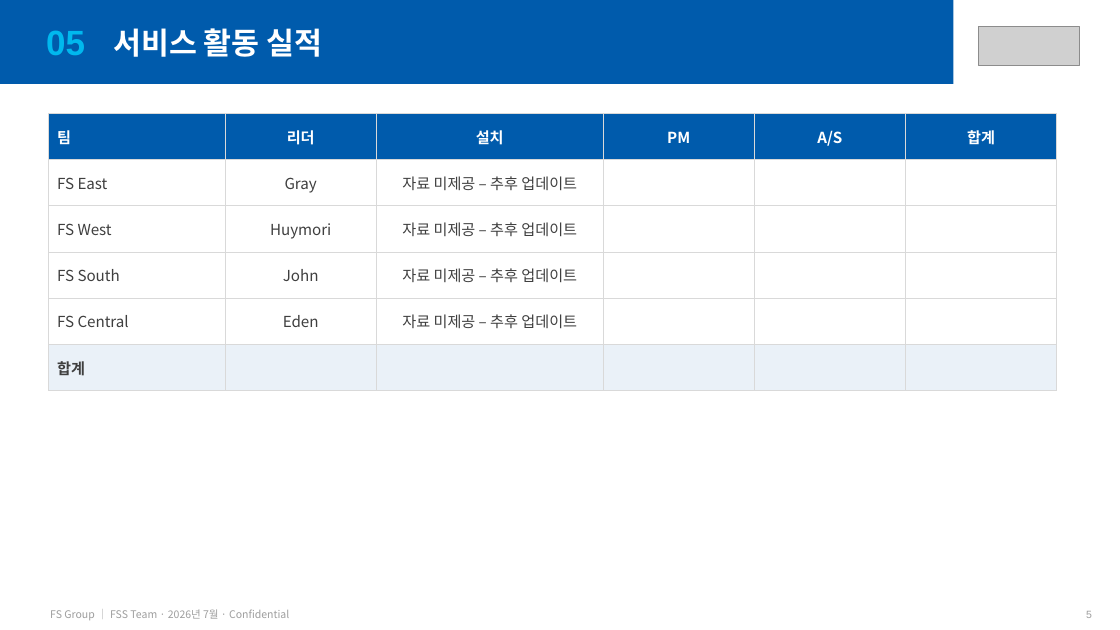
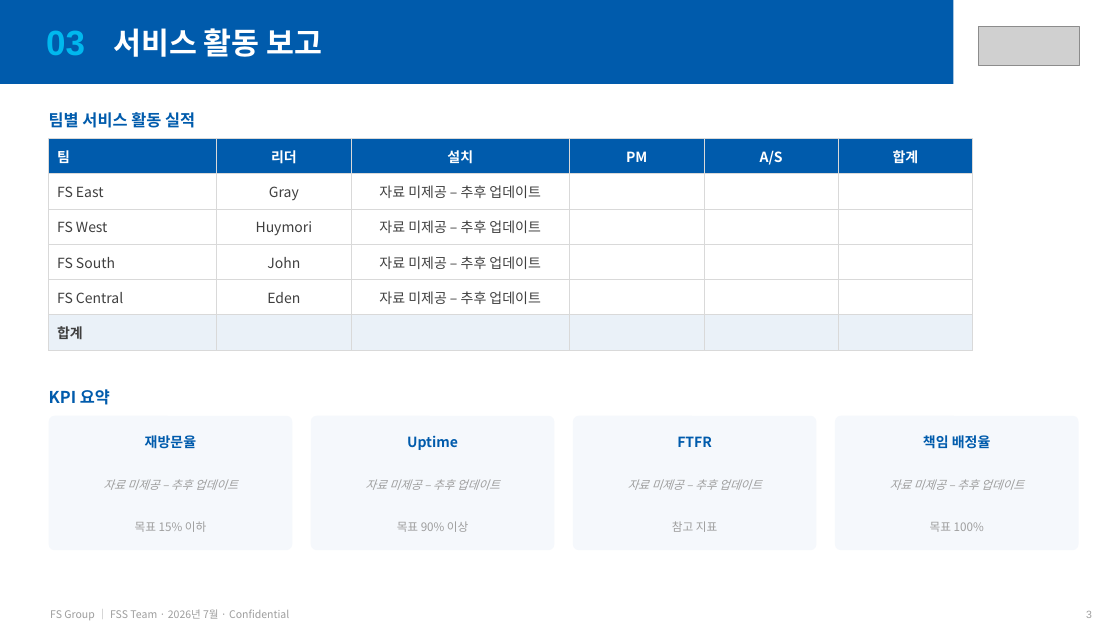
Before and after one commit to balhm12/Sysmex-schedule, a slide deck: slide 3 of reports/FSG_월간서비스보고_202607/FSG_월간서비스보고_202607.pptx (slide 5 before the commit). Drawn at 1120x630 pixels with LibreOffice and Linux fonts; fonts in the diff are those of the drawing; grey boxes stand for pictures. Boxes give left, top, right and bottom in pixels: in the first picture for what was removed or moved away, otherwise in the second. Text is boxed around its words. In the diff, an @@ line names an element or a change of style, - is before the commit and + after.

```diff
--- a/reports/FSG_월간서비스보고_202607/FSG_월간서비스보고_202607.pptx
+++ b/reports/FSG_월간서비스보고_202607/FSG_월간서비스보고_202607.pptx
@@ text at bbox=[113, 28, 323, 57]: text changed @@
-서비스 활동 실적
+서비스 활동 보고
@@ text at bbox=[46, 31, 85, 55]: text changed @@
-05
+03
@@ text added at bbox=[49, 112, 195, 128], 14 pt, text #005BAC, bold @@
+팀별 서비스 활동 실적
@@ table at bbox=[49, 139, 973, 343] @@
@@ size 13 to 12 pt @@
@@ table: place and size @@
-table at bbox=[49, 113, 1057, 380]
+table at bbox=[49, 139, 973, 343]
@@ text added at bbox=[49, 389, 110, 405], 14 pt, text #005BAC, bold @@
+KPI 요약
@@ rounded rectangle added at bbox=[49, 416, 292, 550], fill #F5F8FC @@
@@ rounded rectangle added at bbox=[311, 416, 555, 550], fill #F5F8FC @@
@@ rounded rectangle added at bbox=[573, 416, 817, 550], fill #F5F8FC @@
@@ rounded rectangle added at bbox=[835, 416, 1079, 550], fill #F5F8FC @@
@@ text added at bbox=[145, 435, 196, 448], 12 pt, text #005BAC, bold @@
+재방문율
@@ text added at bbox=[407, 435, 458, 450], 12 pt, text #005BAC, bold @@
+Uptime
@@ text added at bbox=[677, 436, 712, 447], 12 pt, text #005BAC, bold @@
+FTFR
@@ text added at bbox=[923, 435, 991, 449], 12 pt, text #005BAC, bold @@
+책임 배정율
@@ text added at bbox=[103, 479, 238, 490], 10 pt, text #9E9E9E, italic @@
+자료 미제공 – 추후 업데이트
@@ text added at bbox=[365, 479, 500, 490], 10 pt, text #9E9E9E, italic @@
+자료 미제공 – 추후 업데이트
@@ text added at bbox=[628, 479, 762, 490], 10 pt, text #9E9E9E, italic @@
+자료 미제공 – 추후 업데이트
@@ text added at bbox=[890, 479, 1024, 490], 10 pt, text #9E9E9E, italic @@
+자료 미제공 – 추후 업데이트
@@ text added at bbox=[135, 521, 206, 532], 10 pt, text #9E9E9E @@
+목표 15% 이하
@@ text added at bbox=[397, 521, 468, 532], 10 pt, text #9E9E9E @@
+목표 90% 이상
@@ text added at bbox=[672, 521, 717, 532], 10 pt, text #9E9E9E @@
+참고 지표
@@ text added at bbox=[930, 522, 984, 532], 10 pt, text #9E9E9E @@
+목표 100%
```
Also in this commit, not shown: 6 other slides changed, 1 slide added, 1 slide removed, 1 other file.
